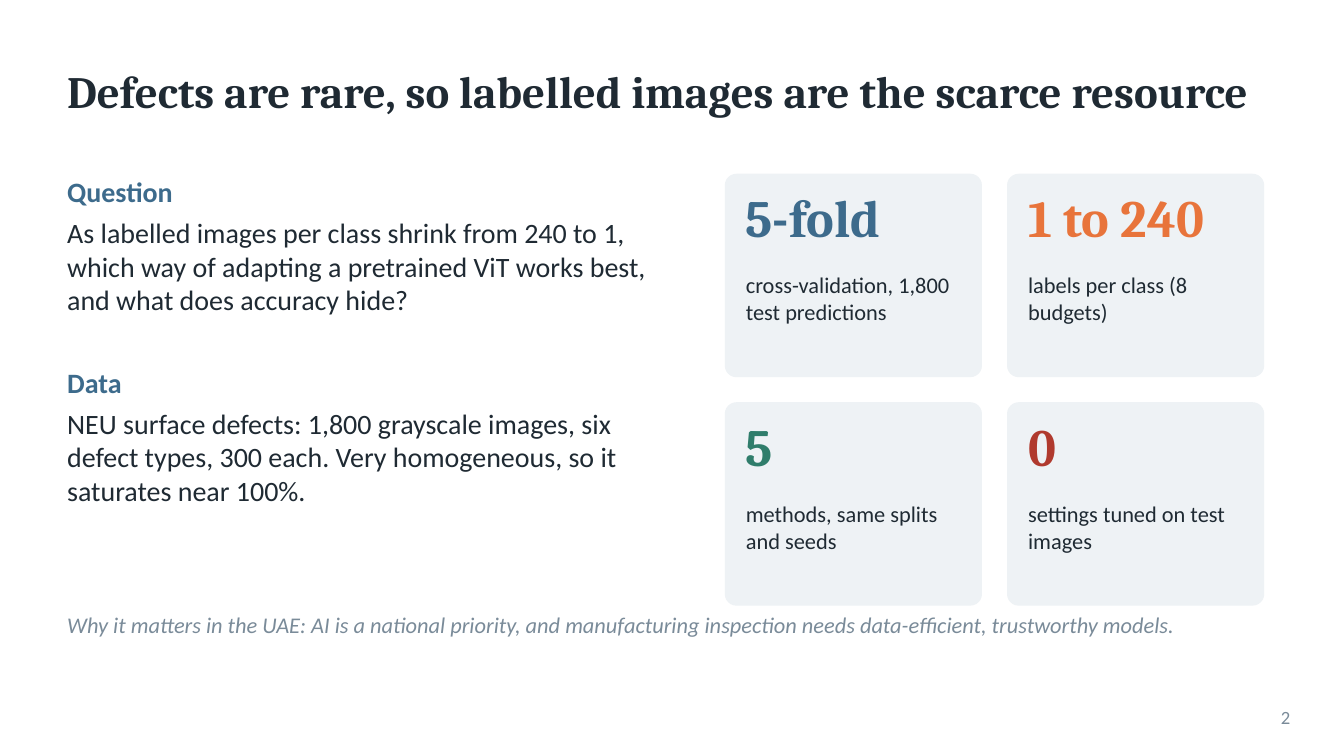
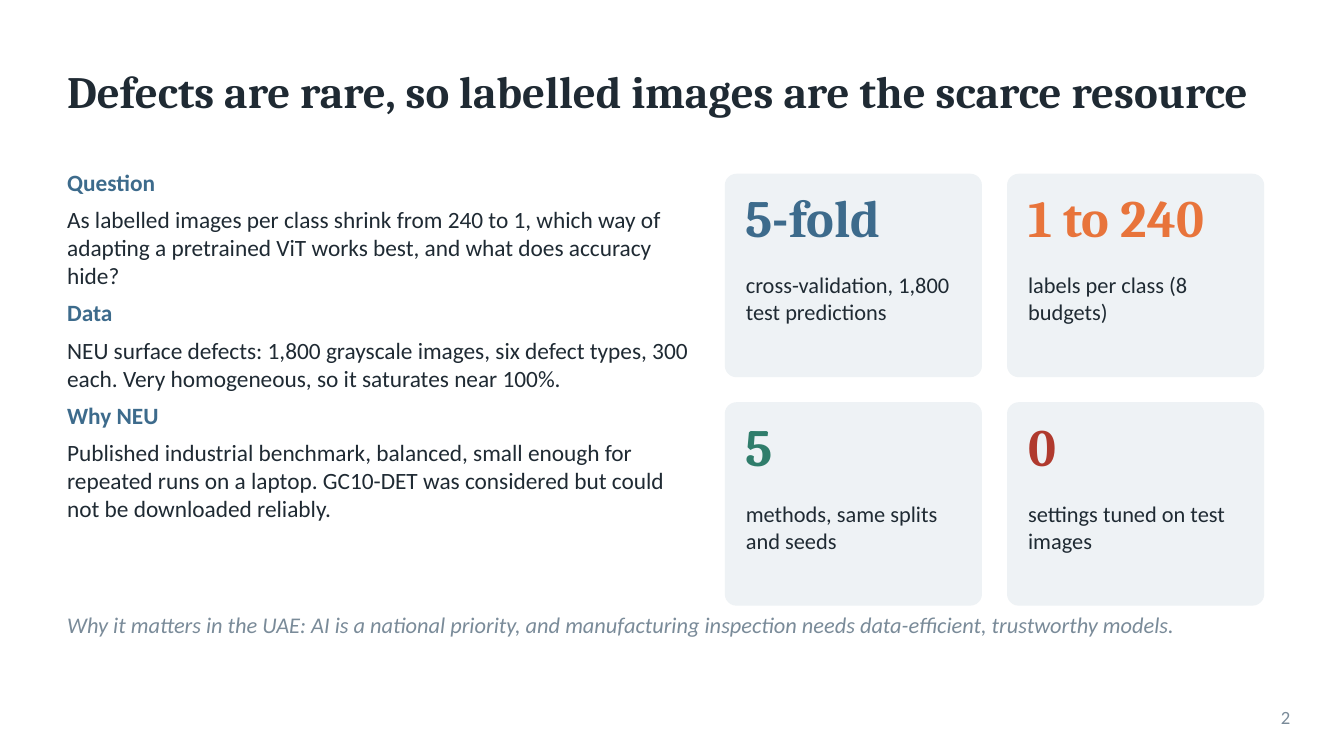
Before and after one commit to kk917/neu-vit-steel-defects, a slide deck: slide 2 of slides/pitch.pptx. Drawn at 1344x756 pixels with LibreOffice and Linux fonts; fonts in the diff are those of the drawing. Boxes give left, top, right and bottom in pixels: in the first picture for what was removed or moved away, otherwise in the second. Text is boxed around its words. In the diff, an @@ line names an element or a change of style, - is before the commit and + after.

Commit message:
Update slides: add defect gallery slide

```diff
--- a/slides/pitch.pptx
+++ b/slides/pitch.pptx
@@ text at (x1=67, y1=174, x2=687, y2=391): size 15 to 12.5 pt in "Question", "As labelled images per class shrink from ...", "Data", "NEU surface defects: 1,800 grayscale images, six ..."; more space between paragraphs @@
@@ text "Question" moved from (x1=67, y1=182, x2=646, y2=502) to (x1=67, y1=174, x2=687, y2=521) @@
@@ text at (x1=67, y1=407, x2=664, y2=521): paragraphs added @@
+Why NEU
+Published industrial benchmark, balanced, small enough for repeated runs on a laptop. GC10-DET was considered but could not be downloaded reliably.
```
Also in this commit, not shown: 2 other slides changed, 1 slide added.
